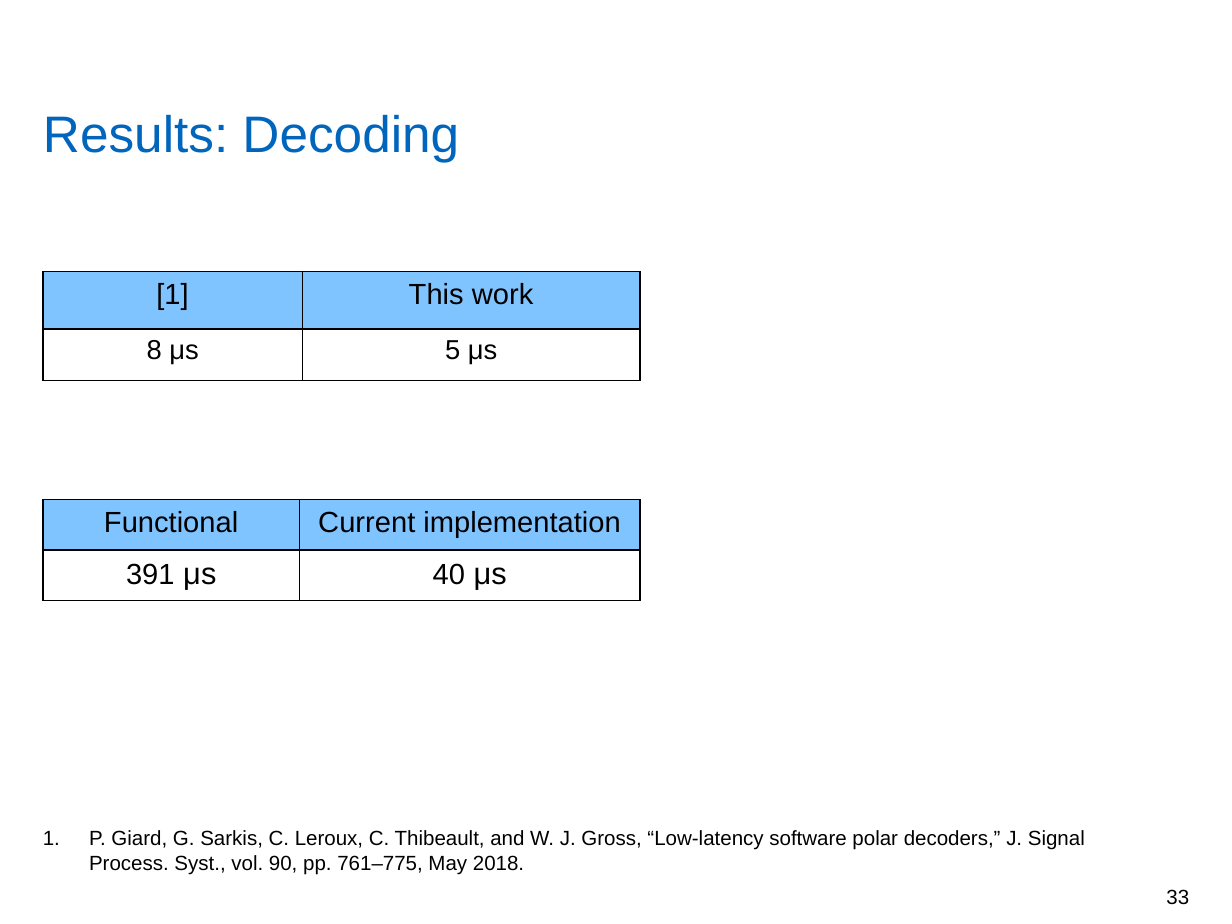
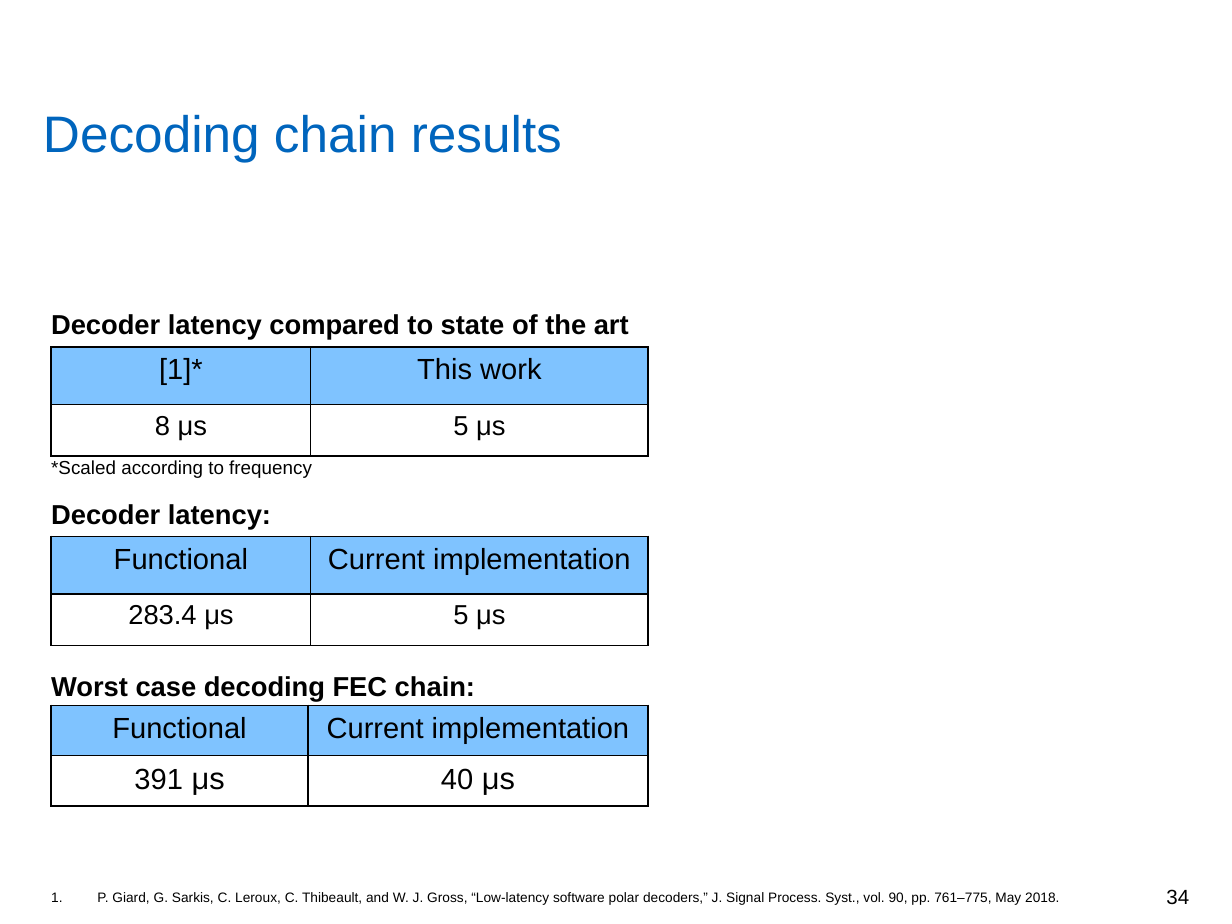
Before and after one commit to yadhu1961/thesis_5GPolorCodes, a slide deck: slide 34 of final_presentation/finalPpt.pptx (slide 33 before the commit). Drawn at 1232x924 pixels with LibreOffice and Linux fonts; fonts in the diff are those of the drawing; grey boxes stand for pictures; background and template pictures are left out. Boxes give left, top, right and bottom in pixels: in the first picture for what was removed or moved away, otherwise in the second. Text is boxed around its words. In the diff, an @@ line names an element or a change of style, - is before the commit and + after.

```diff
--- a/final_presentation/finalPpt.pptx
+++ b/final_presentation/finalPpt.pptx
@@ title at (x1=43, y1=114, x2=562, y2=162): text changed @@
-Results: Decoding
+Decoding chain results
@@ text added at (x1=51, y1=314, x2=629, y2=340), 16 pt, text #000000, bold @@
+Decoder latency compared to state of the art
@@ table at (x1=52, y1=347, x2=649, y2=456) @@
-row 1, column 1: [1]
+row 1, column 1: [1]*
@@ table resized from (x1=43, y1=271, x2=641, y2=849) to (x1=52, y1=347, x2=649, y2=456) @@
@@ text added at (x1=51, y1=460, x2=312, y2=478), 11 pt, text #000000 @@
+*Scaled according to frequency
@@ text added at (x1=51, y1=504, x2=271, y2=530), 16 pt, text #000000, bold @@
+Decoder latency:
@@ table added at (x1=52, y1=536, x2=649, y2=644), 2 rows, 2 columns @@
+Functional | Current implementation
+283.4 μs | 5 μs
@@ text added at (x1=51, y1=676, x2=475, y2=702), 16 pt, text #000000, bold @@
+Worst case decoding FEC chain:
@@ table moved from (x1=43, y1=500, x2=639, y2=601) to (x1=52, y1=706, x2=648, y2=807) @@
@@ text "P. Giard, G. Sarkis, C. ..." moved from (x1=89, y1=830, x2=1085, y2=875) to (x1=97, y1=892, x2=1059, y2=905) @@
@@ text "P. Giard, G. Sarkis, C. ..." at (x1=97, y1=892, x2=1059, y2=905): size 12 to 8 pt @@
@@ page number at (x1=1166, y1=889, x2=1189, y2=905): text changed @@
-33
+34
```
Also in this commit, not shown: 25 other slides changed, 5 slides added, 4 slides removed, 18 other files.
